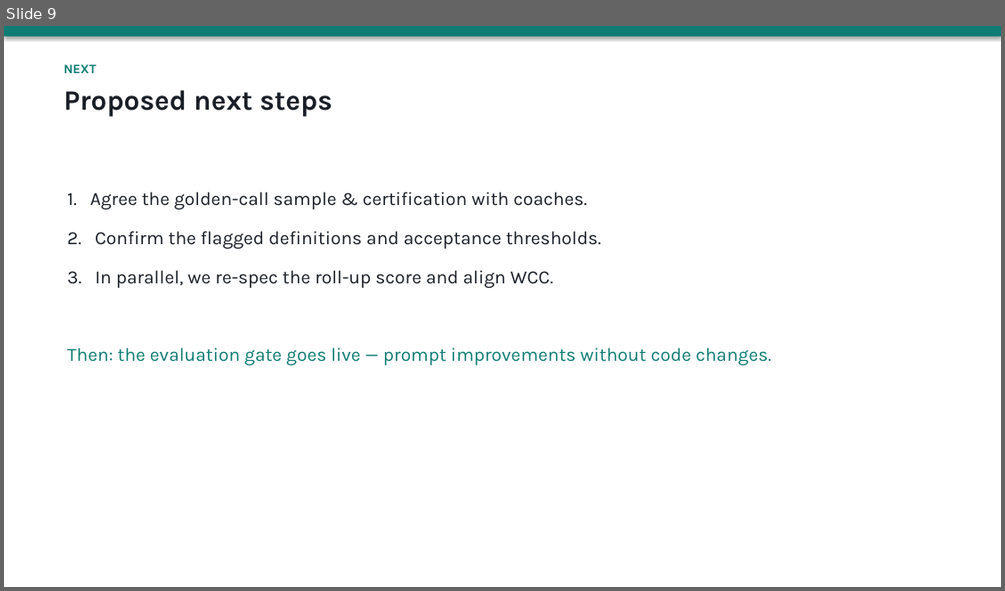
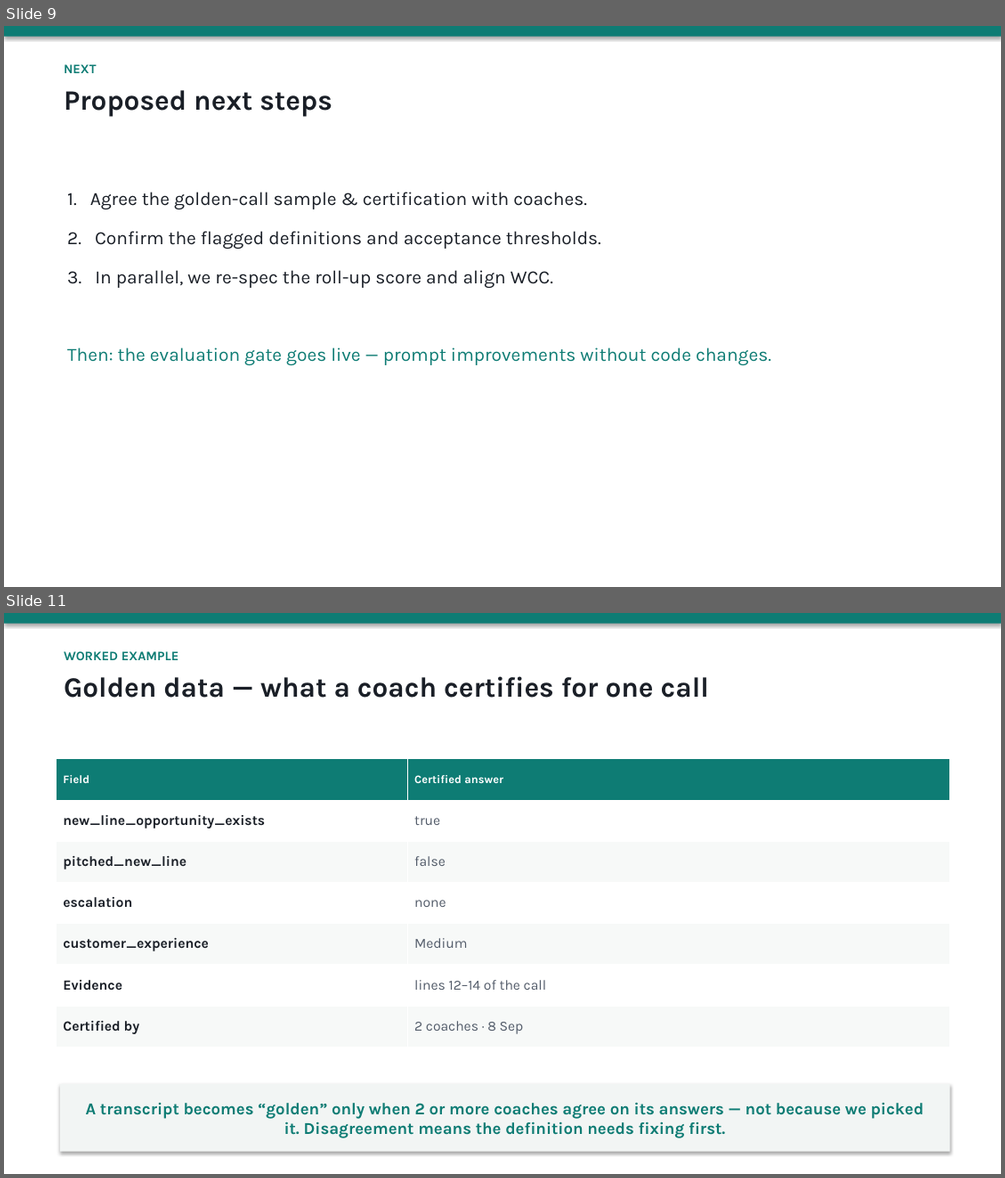
Before and after one commit to shyamanugu/LLMOps, a slide deck: usecases/ai_pipeline 2/docs/APIX_Metrics_Discussion.pptx. Shown one above the other, each under a label of ours: slide 9 before the commit, slides 9 and 11 after it; the slides between them are not shown. The pictures are 1005x591 and 1005x1178 pixels, drawn with LibreOffice and Linux fonts; fonts in the diff are those of the drawing. Boxes give left, top, right and bottom in pixels: in the first picture for what was removed or moved away, otherwise in the second. Text is boxed around its words. In the diff, an @@ line names an element or a change of style, - is before the commit and + after.

```diff
--- a/usecases/ai_pipeline 2/docs/APIX_Metrics_Discussion.pptx
+++ b/usecases/ai_pipeline 2/docs/APIX_Metrics_Discussion.pptx
@@ slide 11 added at [4, 613, 1001, 1174], background #FFFFFF @@
@@ rectangle added at [4, 613, 1001, 624], fill #0E7C74 @@
@@ text added at [64, 651, 709, 698], 27 pt, text #1A1F27, bold @@
+WORKED EXAMPLE
+Golden data — what a coach certifies for one call
@@ table added at [57, 759, 950, 1046], 7 rows, 2 columns @@
+Field | Certified answer
+new_line_opportunity_exists | true
+pitched_new_line | false
+escalation | none
+customer_experience | Medium
+Evidence | lines 12–14 of the call
+Certified by | 2 coaches · 8 Sep
@@ rectangle added at [60, 1084, 950, 1151], fill #F2F5F4, 16 pt, text #0E7C74, bold @@
+A transcript becomes “golden” only when 2 or more coaches agree on its answers — not because we picked it. Disagreement means the definition needs fixing first.
```
Also in this commit, not shown: 1 other slide added, 3 other files.
